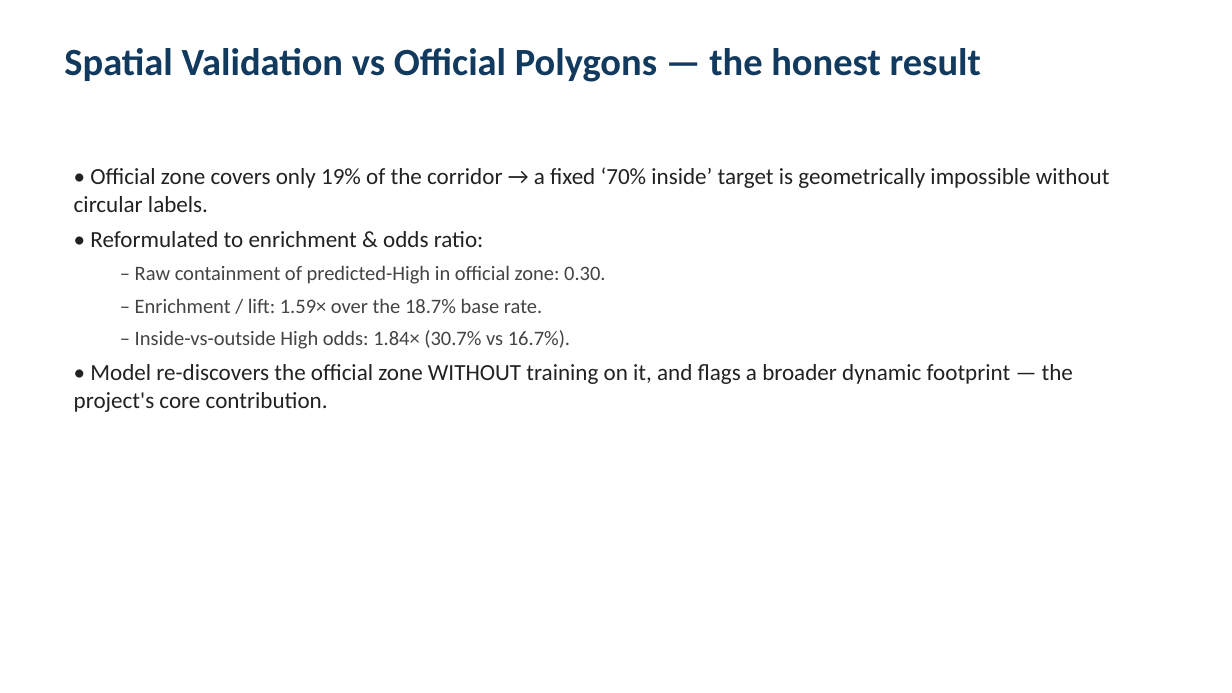
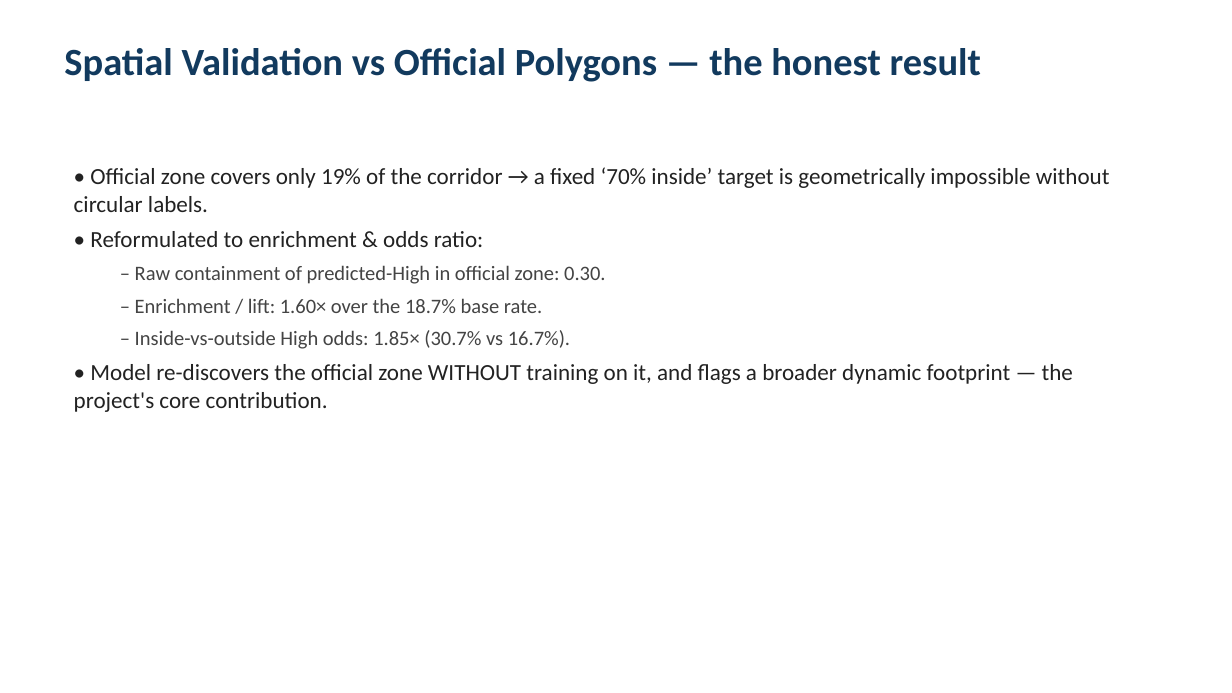
Before and after one commit to kellenmurerwa/flood-risk-hmm-rwanda, a slide deck: slide 11 of Flood_Risk_Defense_Slides.pptx. Drawn at 1232x693 pixels with LibreOffice and Linux fonts; fonts in the diff are those of the drawing. Boxes give left, top, right and bottom in pixels: in the first picture for what was removed or moved away, otherwise in the second. Text is boxed around its words. In the diff, an @@ line names an element or a change of style, - is before the commit and + after.

```diff
--- a/Flood_Risk_Defense_Slides.pptx
+++ b/Flood_Risk_Defense_Slides.pptx
@@ text at (x1=135, y1=298, x2=570, y2=349): text changed @@
-  – Enrichment / lift: 1.59× over the 18.7% base rate.
-  – Inside-vs-outside High odds: 1.84× (30.7% vs 16.7%).
+  – Enrichment / lift: 1.60× over the 18.7% base rate.
+  – Inside-vs-outside High odds: 1.85× (30.7% vs 16.7%).
```
Also in this commit, not shown: 8 other slides changed, 26 other files.
